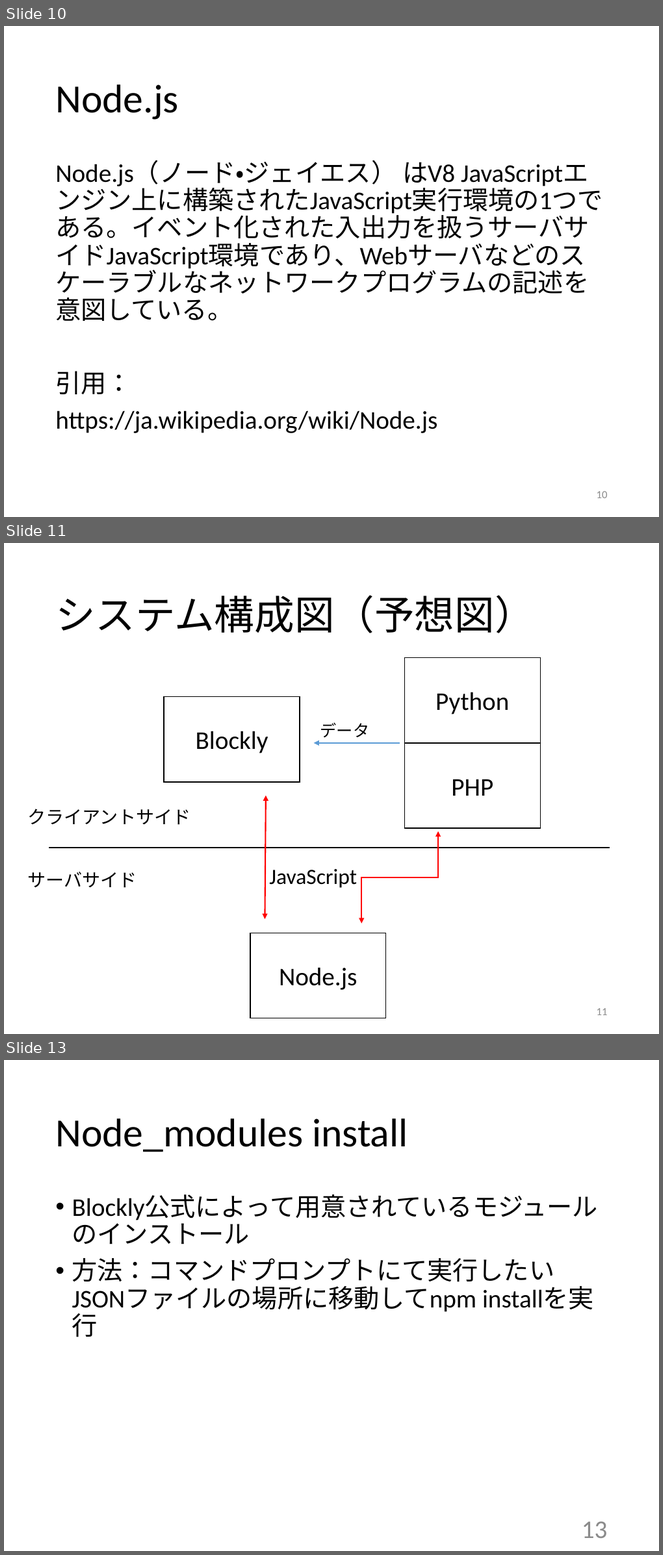
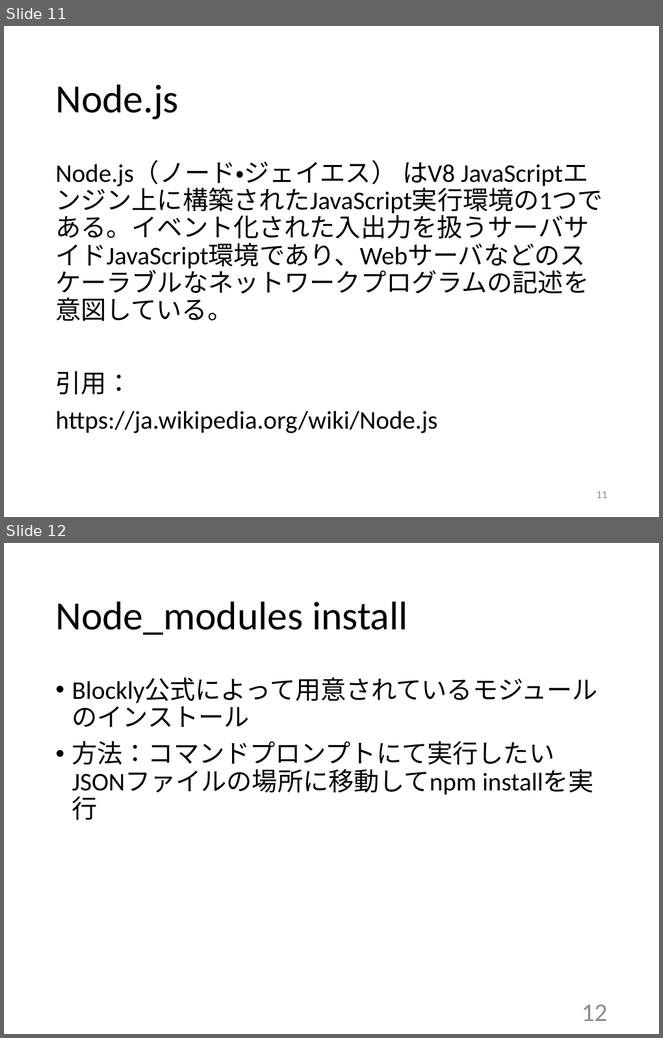
Before and after one commit to kait-takanolab/1821121-shimaoka-thesis, a slide deck: 1821121_shimaoka_sotsuken.pptx. Shown one above the other, each under a label of ours: slides 10, 11 and 13 before the commit, slides 11 and 12 after it; the slides between them are not shown. The pictures are 663x1555 and 663x1038 pixels, drawn with LibreOffice and Linux fonts; fonts in the diff are those of the drawing. Boxes give left, top, right and bottom in pixels: in the first picture for what was removed or moved away, otherwise in the second. Text is boxed around its words. In the diff, an @@ line names an element or a change of style, - is before the commit and + after.

```diff
--- a/1821121_shimaoka_sotsuken.pptx
+++ b/1821121_shimaoka_sotsuken.pptx
@@ slide 11 removed at [4, 543, 659, 1034], background #FFFFFF @@
@@ title removed at [55, 595, 534, 633] @@
-システム構成図（予想図）
@@ rectangle removed at [405, 657, 541, 743] @@
-Python
@@ rectangle removed at [164, 697, 300, 782] @@
-Blockly
@@ text removed at [321, 722, 370, 738] @@
-データ
@@ arrow removed from (400, 743) to (314, 743) @@
@@ rectangle removed at [405, 743, 541, 828] @@
-PHP
@@ double arrow removed from (266, 795) to (265, 919) @@
@@ text removed at [28, 809, 191, 825] @@
-クライアントサイド
@@ elbow double arrow removed from (438, 832) to (362, 924) @@
@@ line removed from (50, 848) to (610, 848) @@
@@ text removed at [28, 872, 137, 888] @@
-サーバサイド
@@ text removed at [269, 869, 357, 888] @@
-JavaScript
@@ rectangle removed at [250, 934, 386, 1019] @@
-Node.js
@@ page number removed at [597, 1008, 608, 1016] @@
-11
@@ what was slide 10 is now slide 11 @@
@@ page number at [597, 491, 608, 499]: text changed @@
-10
+11
@@ what was slide 13 is now slide 12 @@
@@ page number at [582, 1005, 608, 1021]: text changed @@
-13
+12
```
Also in this commit, not shown: 4 slides changed.
